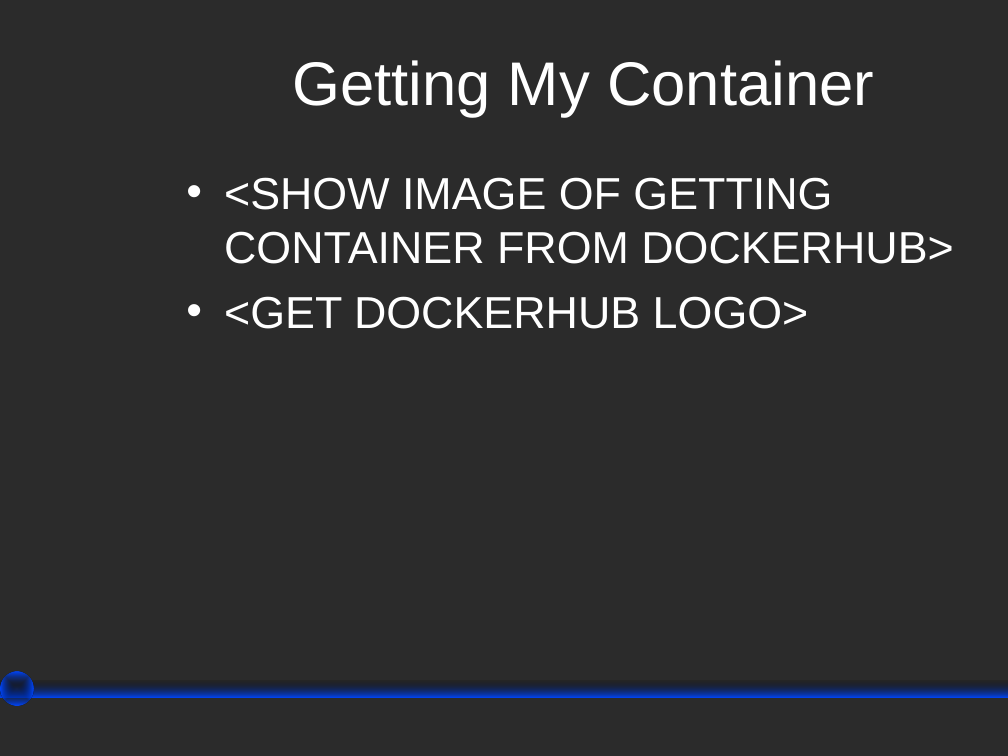
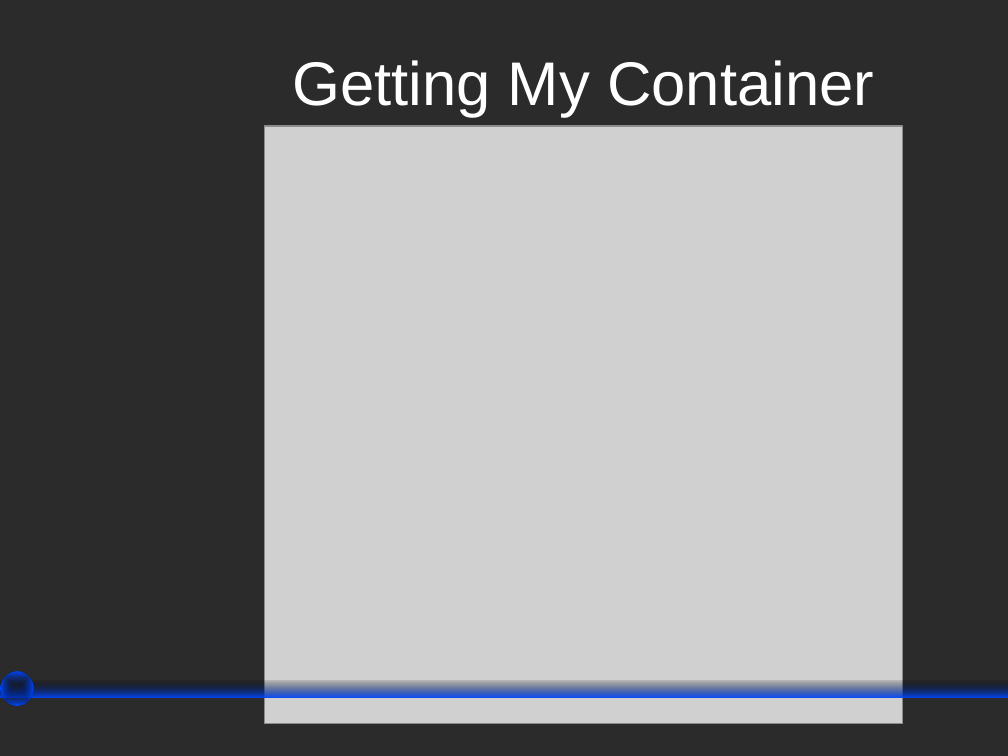
Before and after one commit to wesreisz/cis411-lightningTalks, a slide deck: slide 14 of TylerLutz_Docker_LighteningTalk.ppt. Drawn at 1008x756 pixels with LibreOffice and Linux fonts; fonts in the diff are those of the drawing; grey boxes stand for pictures; background and template pictures are left out; a plain dark background stands for a picture behind light text. Boxes give left, top, right and bottom in pixels: in the first picture for what was removed or moved away, otherwise in the second. Text is boxed around its words. In the diff, an @@ line names an element or a change of style, - is before the commit and + after.

```diff
--- a/TylerLutz_Docker_LighteningTalk.ppt
+++ b/TylerLutz_Docker_LighteningTalk.ppt
@@ picture added at (265,126,903,724) @@
@@ text removed at (224,177,953,329) @@
-• <SHOW IMAGE OF GETTING CONTAINER FROM DOCKERHUB>
-• <GET DOCKERHUB LOGO>
```
Also in this commit, not shown: 5 other slides changed, 1 slide added, 1 slide removed.
